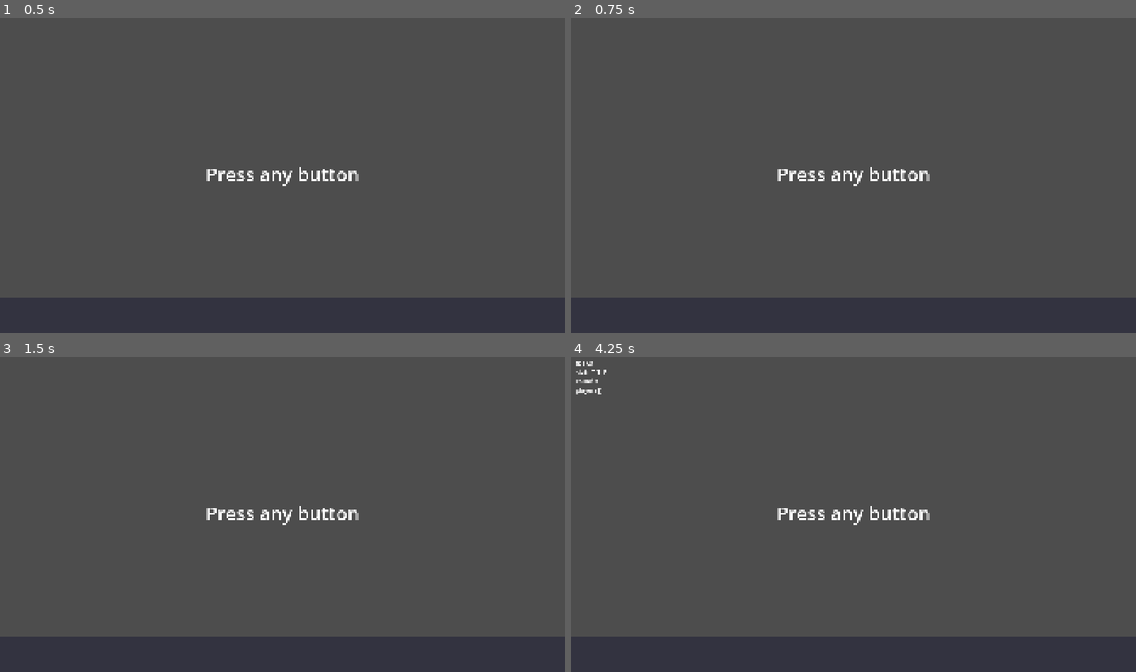
Above: before the commit, frames 1-4 (two rows, left to right).
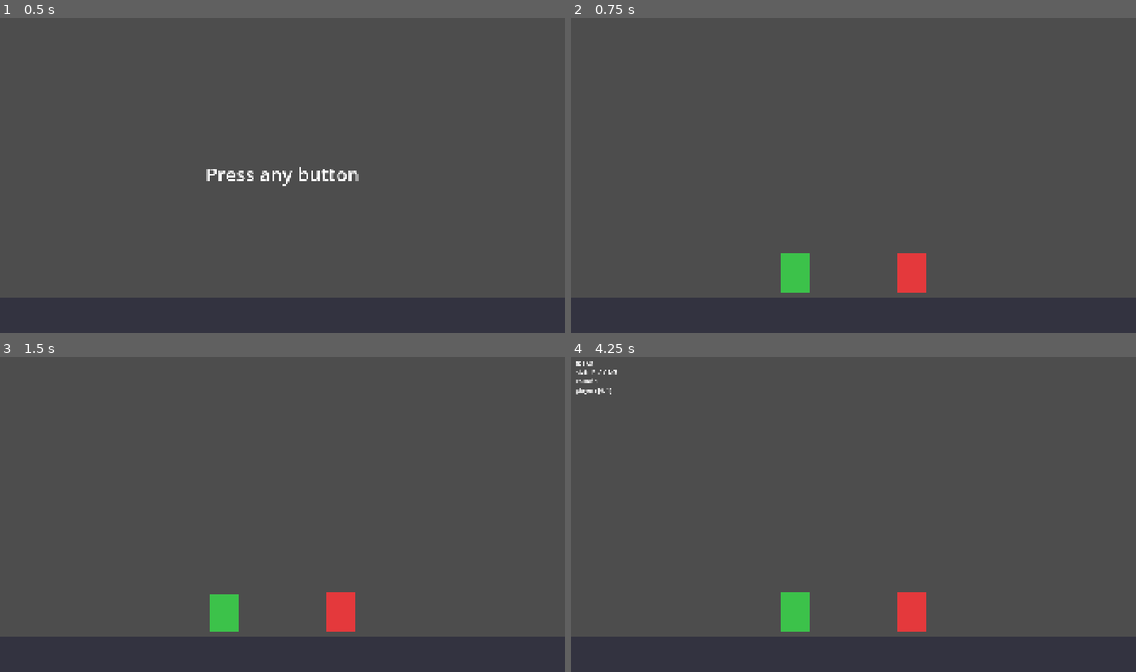
Above: after the commit, the same moments.

Repository: Beergut-Brian/junk-yard-zap
Game: Godot game, scene res://scenes/main.tscn
Two runs of this game, one before a commit and one after it. Both use one fixed random seed, a clock stepped at 60 frames per second and the inputs below.
Inputs:
- Up to frame 1 (0.5 s): no input
- Up to frame 2 (0.75 s): tap Enter at 0.5 s; hold Space (p1_action) from 0.53 s (still down)
- Up to frame 3 (1.5 s): tap Enter at 1.25 s; release Space (p1_action) at 1.28 s; tap Space (p1_action) at 1.35 s
- Up to frame 4 (4.25 s): tap Enter at 2, 2.75, 3.5 s; hold Space (p1_action) 2.03-2.78 s; tap Space (p1_action) at 2.85 s; hold Space (p1_action) from 3.53 s (still down); tap F3 (debug_overlay) at 4.15 s

Frame 1 is identical in both runs. In frame 2, 1.8% of the frame differs, in the area x 36-64%, y 47-88%; in frame 3, 1.7%; in frame 4, 1.8%, in the area x 3-64%, y 4-88%.

Commit message:
systems: Game lobby/quit states, solo playtest mode in Players
Co-Authored-By: Claude Opus 5.5 <noreply@anthropic.com>

Diff:
--- a/scripts/autoload/Game.gd
+++ b/scripts/autoload/Game.gd
@@ -1,18 +1,34 @@
 ## Session state machine. Autoload: Game.
+## LOBBY (start screen / main menu) -> PLAYING <-> PAUSED, ROUND_END between rounds.
+## CLI (after --): --demo skips the lobby and plays with two virtual players.
 extends Node
 
-enum State { TITLE, PLAYING, PAUSED, ROUND_END }
+## TITLE is the old name of LOBBY, kept so games written against it still compile.
+enum State { LOBBY, PLAYING, PAUSED, ROUND_END, TITLE = 0 }
 
 signal state_changed(from: State, to: State)
 signal round_started(round_index: int)
 signal round_ended(round_index: int, result: Dictionary)
+signal lobby_ready(players: Array)
+signal back_to_lobby()
+signal quit_requested()
 
-var state: State = State.TITLE
+var state: State = State.LOBBY
 var round_index: int = 0
+var demo := false
+## Tests turn this off so quit() does everything but exit.
+var quit_exits := true
 
 
 func _ready() -> void:
 	process_mode = Node.PROCESS_MODE_ALWAYS
+	get_tree().auto_accept_quit = false
+	demo = OS.get_cmdline_user_args().has("--demo")
+
+
+func _notification(what: int) -> void:
+	if what == NOTIFICATION_WM_CLOSE_REQUEST:
+		quit()
 
 
 func _unhandled_input(event: InputEvent) -> void:
@@ -21,7 +37,7 @@
 			pause()
 		elif state == State.PAUSED:
 			resume()
-	elif event.is_action_pressed("restart") and state != State.TITLE:
+	elif event.is_action_pressed("restart") and state in [State.PLAYING, State.ROUND_END]:
 		restart()
 
 
@@ -58,6 +74,29 @@
 	start_round()
 
 
+## Back to the start screen: the game clears its level on back_to_lobby.
+func to_lobby() -> void:
+	get_tree().paused = false
+	Save.flush()
+	round_index = 0
+	_set_state(State.LOBBY)
+	back_to_lobby.emit()
+
+
+## The lobby countdown finished.
+func finish_lobby(players: Array) -> void:
+	lobby_ready.emit(players)
+	start_round()
+
+
+## Clean exit, code 0 for the launcher, which resumes when the process ends.
+func quit(code: int = 0) -> void:
+	quit_requested.emit()
+	Save.flush()
+	if quit_exits:
+		get_tree().quit(code)
+
+
 func _set_state(to: State) -> void:
 	if to == state:
 		return
--- a/scripts/autoload/Players.gd
+++ b/scripts/autoload/Players.gd
@@ -9,19 +9,60 @@
 const COLOR := { P1: Color("3cc24a"), P2: Color("e4393c") }
 const PREFIX := { P1: "p1_", P2: "p2_" }
 const ACTIONS := ["move_left", "move_right", "move_up", "move_down", "action", "jump"]
+## Device id for a keyboard or --demo player: no pad events are rebound.
+const VIRTUAL := -2
+## Solo (playtest only): Select + Start held together this long, in real seconds, toggles it.
+const SOLO_HOLD := 2.0
+const SOLO_BUTTONS := [JOY_BUTTON_BACK, JOY_BUTTON_START]
+const SoloMarker := preload("res://scripts/autoload/solo_marker.gd")
 
 signal player_joined(player: int, device: int)
 signal player_left(player: int)
+signal solo_changed(on: bool)
+
+## One device plays both players; only the focused player's actions have events.
+var solo := false
+var solo_focus := P1
 
 var _device_of := { P1: -1, P2: -1 }
+var _solo_device := VIRTUAL
+var _saved_events := {}          # action name -> Array[InputEvent] as they were before solo
+var _held := {}                  # device -> seconds Select + Start have been held together
+var _paused_before := {}         # device -> was the tree paused when the hold began
+var _last_us := 0
+var _marker: CanvasLayer
 
 
 func _ready() -> void:
 	Input.joy_connection_changed.connect(_on_joy_connection_changed)
 	process_mode = Node.PROCESS_MODE_ALWAYS
+	_marker = SoloMarker.new()
+	add_child(_marker)
+	_last_us = Time.get_ticks_usec()
+	if solo_from_args(OS.get_cmdline_user_args()):
+		set_solo.call_deferred(true)
+
+
+func _process(_delta: float) -> void:
+	# Real time, so --timescale and pause don't change how long the hold takes.
+	var now := Time.get_ticks_usec()
+	var dt := (now - _last_us) / 1000000.0
+	_last_us = now
+	for d in Input.get_connected_joypads():
+		var both := Input.is_joy_button_pressed(d, SOLO_BUTTONS[0]) \
+				and Input.is_joy_button_pressed(d, SOLO_BUTTONS[1])
+		if hold_step(d, both, dt):
+			_undo_hold_pause(d)
 
 
 func _input(event: InputEvent) -> void:
+	if event is InputEventJoypadButton and event.pressed and event.button_index in SOLO_BUTTONS:
+		var other: int = SOLO_BUTTONS[1] if event.button_index == SOLO_BUTTONS[0] else SOLO_BUTTONS[0]
+		if not Input.is_joy_button_pressed(event.device, other):
+			_paused_before[event.device] = get_tree().paused
+	if event is InputEventKey and event.pressed and not event.echo:
+		_keyboard_join(event)
+		return
 	if not (event is InputEventJoypadButton and event.pressed):
 		return
 	var device: int = event.device
@@ -59,20 +100,161 @@
 		action(player, "move_up"), action(player, "move_down"))
 
 
+func join_virtual(player: int) -> void:
+	if not is_active(player):
+		_assign(player, VIRTUAL)
+
+
+static func solo_from_args(args: PackedStringArray) -> bool:
+	return args.has("--solo")
+
+
+## The hold rule, fed once a frame per pad. Toggles solo after SOLO_HOLD s of both buttons held;
+## the buttons must come up before the next toggle. Returns true when it toggled.
+func hold_step(device: int, both_down: bool, delta: float) -> bool:
+	if not both_down:
+		_held.erase(device)
+		return false
+	var t: float = _held.get(device, 0.0)
+	if t < 0.0:
+		return false   # already toggled on this hold
+	t += delta
+	if t < SOLO_HOLD:
+		_held[device] = t
+		return false
+	_held[device] = -1.0
+	set_solo(not solo, device)
+	return true
+
+
+## device: the pad that drives both players; VIRTUAL = the keyboard and any pad.
+func set_solo(on: bool, device: int = VIRTUAL) -> void:
+	if on == solo:
+		return
+	solo = on
+	if on:
+		_solo_device = device
+		_saved_events.clear()
+		for p in [P1, P2]:
+			for a in ACTIONS:
+				var list: Array[InputEvent] = []
+				for ev in InputMap.action_get_events(action(p, a)):
+					list.append(ev.duplicate())
+				_saved_events[action(p, a)] = list
+		var joined: Array[int] = []
+		for p in [P1, P2]:
+			if not is_active(p):
+				joined.append(p)
+			_device_of[p] = device
+		solo_focus = P1
+		_apply_solo_map()
+		Audio.play("solo_on")
+		_marker.show_solo(true)
+		solo_changed.emit(true)
+		for p in joined:
+			player_joined.emit(p, device)
+	else:
+		_restore_map()
+		# P1 keeps the solo pad; after --solo, the pad that held the buttons.
+		var keep := device if _solo_device == VIRTUAL else _solo_device
+		_device_of[P1] = keep
+		_rebind(P1, keep)
+		_device_of[P2] = -1
+		_held.clear()
+		Audio.play("solo_off")
+		_marker.show_solo(false)
+		solo_changed.emit(false)
+		player_left.emit(P2)
+
+
+func set_solo_focus(player: int) -> void:
+	if not solo or player == solo_focus:
+		return
+	solo_focus = player
+	_apply_solo_map()
+
+
+## Tests: solo off, nobody joined, InputMap back to project.godot.
+func reset() -> void:
+	if solo:
+		_restore_map()
+	solo = false
+	solo_focus = P1
+	_held.clear()
+	_paused_before.clear()
+	if _marker:
+		_marker.show_solo(false, false)
+	_device_of = { P1: -1, P2: -1 }
+	for p in [P1, P2]:
+		_rebind(p, -1)
+
+
+func _apply_solo_map() -> void:
+	for a in ACTIONS:
+		var to := action(solo_focus, a)
+		InputMap.action_erase_events(action(P1, a))
+		InputMap.action_erase_events(action(P2, a))
+		var pad_done := false
+		for p in [P1, P2]:
+			for ev: InputEvent in _saved_events[action(p, a)]:
+				var is_pad := ev is InputEventJoypadButton or ev is InputEventJoypadMotion
+				if is_pad and pad_done:
+					continue
+				var copy := ev.duplicate()
+				if is_pad:
+					copy.device = -1 if _solo_device == VIRTUAL else _solo_device
+				InputMap.action_add_event(to, copy)
+			pad_done = true
+
+
+func _restore_map() -> void:
+	for name: String in _saved_events:
+		InputMap.action_erase_events(name)
+		for ev: InputEvent in _saved_events[name]:
+			InputMap.action_add_event(name, ev.duplicate())
+	_saved_events.clear()
+
+
+## A Start press that was part of the hold should not leave the game paused.
+func _undo_hold_pause(device: int) -> void:
+	if not _paused_before.get(device, true) and get_tree().paused and Game.state == Game.State.PAUSED:
+		Game.resume()
+	_paused_before.erase(device)
+
+
+## Keyboard fallback for development: a P1 key joins P1, a P2 key joins P2.
+func _keyboard_join(event: InputEventKey) -> void:
+	for player in [P1, P2]:
+		if is_active(player):
+			continue
+		for a in ACTIONS:
+			if event.is_action_pressed(action(player, a)):
+				_assign(player, VIRTUAL)
+				return
+
+
 func _assign(player: int, device: int) -> void:
 	_device_of[player] = device
+	_rebind(player, device)
+	Audio.play("player_join")
+	player_joined.emit(player, device)
+
+
+## Points the player's pad events at device (-1 = any pad). VIRTUAL leaves them alone.
+func _rebind(player: int, device: int) -> void:
+	if device == VIRTUAL:
+		return
 	for a in ACTIONS:
-		var name := action(player, a)
-		for ev in InputMap.action_get_events(name):
+		for ev in InputMap.action_get_events(action(player, a)):
 			if ev is InputEventJoypadButton or ev is InputEventJoypadMotion:
 				ev.device = device
-	Audio.play("player_join")
-	player_joined.emit(player, device)
 
 
 func _on_joy_connection_changed(device: int, connected: bool) -> void:
 	if connected:
 		return
+	if solo and device == _solo_device:
+		set_solo(false)
 	for player in [P1, P2]:
 		if _device_of[player] == device:
 			_device_of[player] = -1
--- /dev/null
+++ b/scripts/autoload/solo_marker.gd
@@ -0,0 +1,57 @@
+## The solo-mode marker: two little heads (green and red), top-left, no text.
+## Pops in when solo toggles on, fades out when it goes off. Drawn in code, owned by Players.
+extends CanvasLayer
+
+const SIZE := Vector2(96, 64)
+const MARGIN := 24.0
+
+var _icon: Control
+
+
+func _ready() -> void:
+	layer = 99
+	process_mode = Node.PROCESS_MODE_ALWAYS
+	_icon = Control.new()
+	_icon.mouse_filter = Control.MOUSE_FILTER_IGNORE
+	_icon.size = SIZE
+	_icon.pivot_offset = SIZE * 0.5
+	_icon.position = Vector2.ONE * MARGIN
+	_icon.draw.connect(_draw_icon)
+	_icon.visible = false
+	add_child(_icon)
+
+
+func show_solo(on: bool, animate: bool = true) -> void:
+	if _icon == null:
+		return
+	if not animate:
+		_icon.visible = on
+		_icon.modulate = Color.WHITE
+		return
+	_icon.visible = true
+	_icon.modulate = Color(2, 2, 2)
+	_icon.scale = Vector2.ONE * 1.8
+	var tw := _icon.create_tween()
+	tw.set_parallel()
+	tw.tween_property(_icon, "scale", Vector2.ONE, 0.25).set_trans(Tween.TRANS_BACK).set_ease(Tween.EASE_OUT)
+	tw.tween_property(_icon, "modulate", Color.WHITE, 0.25)
+	if not on:
+		tw.chain().tween_property(_icon, "modulate:a", 0.0, 0.4)
+		tw.chain().tween_callback(func() -> void:
+			_icon.visible = false
+			_icon.modulate = Color.WHITE)
+
+
+func is_showing() -> bool:
+	return _icon != null and _icon.visible
+
+
+func _draw_icon() -> void:
+	var c := _icon
+	c.draw_rect(Rect2(Vector2.ZERO, SIZE), Color(0, 0, 0, 0.35))
+	for i in 2:
+		var col: Color = Players.COLOR[i]
+		var x := SIZE.x * (0.3 + 0.4 * i)
+		c.draw_circle(Vector2(x, SIZE.y * 0.36), 13.0, col)
+		c.draw_circle(Vector2(x, SIZE.y * 0.36), 13.0, Color.WHITE, false, 2.5)
+		c.draw_rect(Rect2(x - 16.0, SIZE.y * 0.62, 32.0, SIZE.y * 0.3), col)
